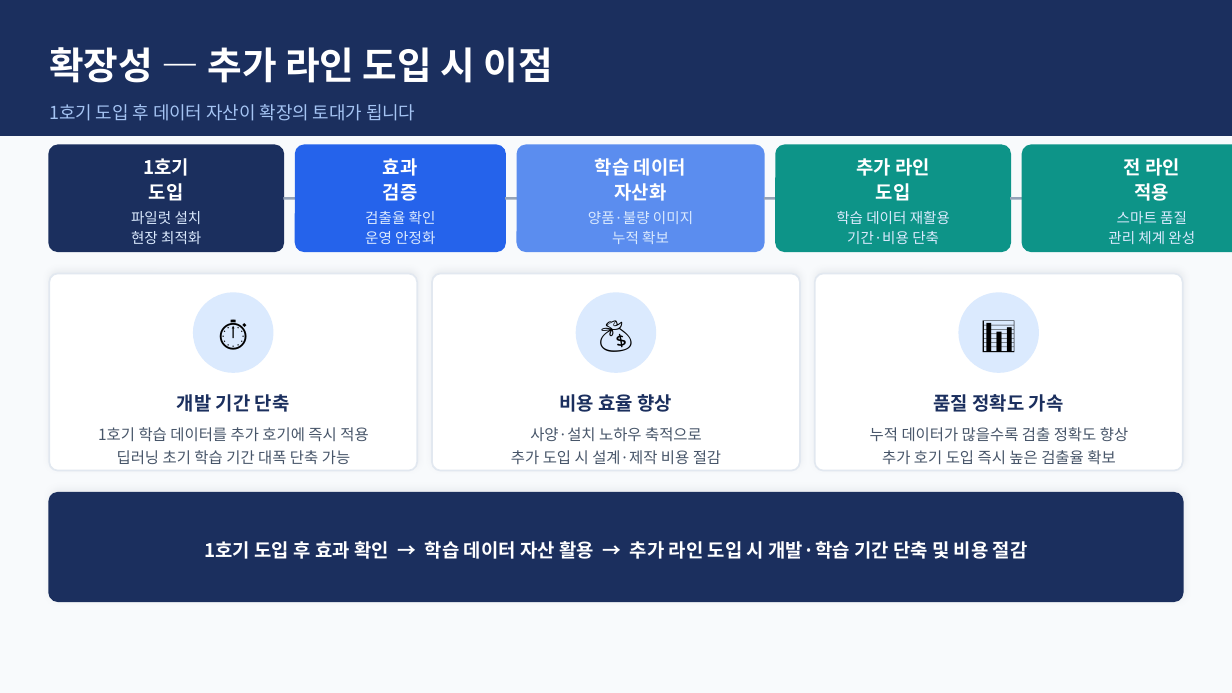
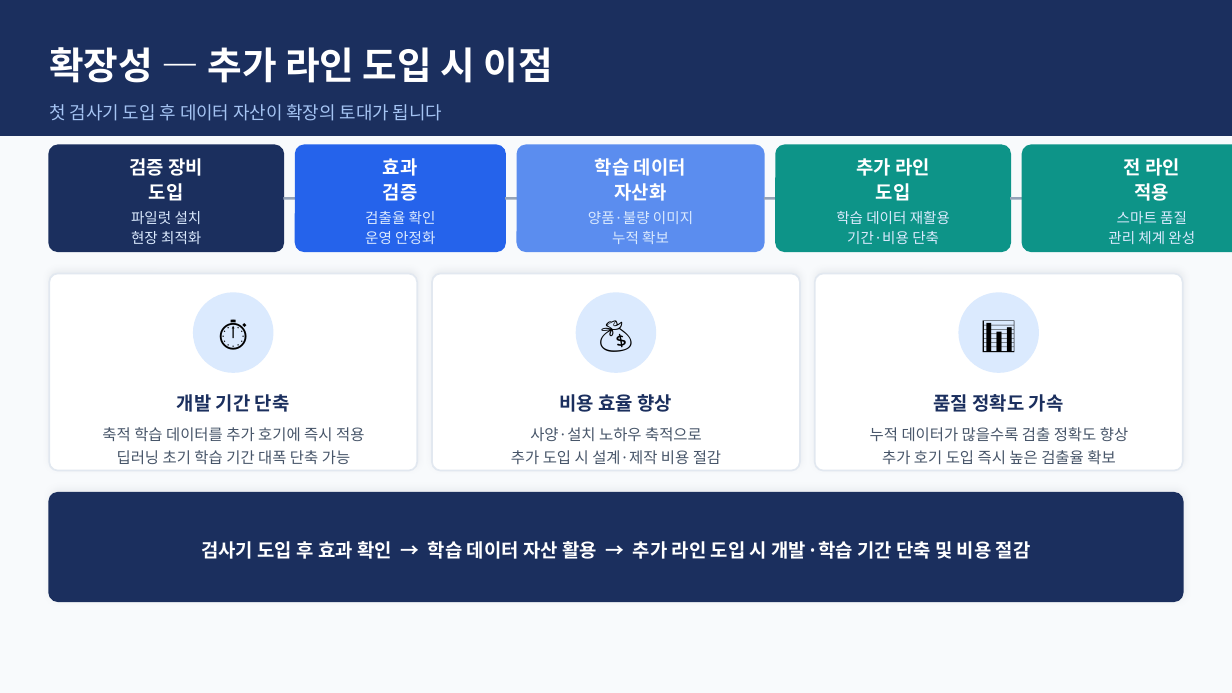
Before and after one commit to Insys-HQ/Insys-review, a slide deck: slide 9 of winnercom.pptx. Drawn at 1232x693 pixels with LibreOffice and Linux fonts; fonts in the diff are those of the drawing. Boxes give left, top, right and bottom in pixels: in the first picture for what was removed or moved away, otherwise in the second. Text is boxed around its words. In the diff, an @@ line names an element or a change of style, - is before the commit and + after.

Commit message:
Update winnercom.pptx - 검증장비 context, R&D to 인시스

```diff
--- a/winnercom.pptx
+++ b/winnercom.pptx
@@ text at [49, 104, 442, 121]: text changed @@
-1호기 도입 후 데이터 자산이 확장의 토대가 됩니다
+첫 검사기 도입 후 데이터 자산이 확장의 토대가 됩니다
@@ text at [129, 158, 203, 176]: text changed @@
-1호기
+검증 장비
@@ text at [102, 427, 364, 441]: text changed @@
-1호기 학습 데이터를 추가 호기에 즉시 적용
+축적 학습 데이터를 추가 호기에 즉시 적용
@@ text at [201, 541, 1031, 559]: text changed @@
-1호기 도입 후 효과 확인 → 학습 데이터 자산 활용 → 추가 라인 도입 시 개발·학습 기간 단축 및 비용 절감
+검사기 도입 후 효과 확인 → 학습 데이터 자산 활용 → 추가 라인 도입 시 개발·학습 기간 단축 및 비용 절감
```
Also in this commit, not shown: 2 other slides changed.
